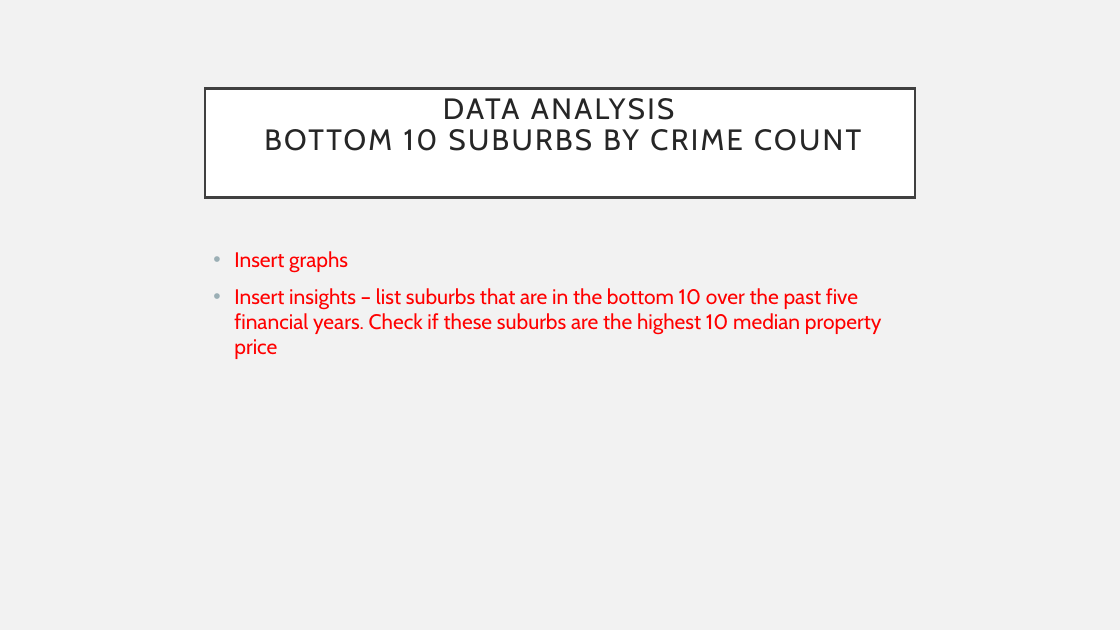
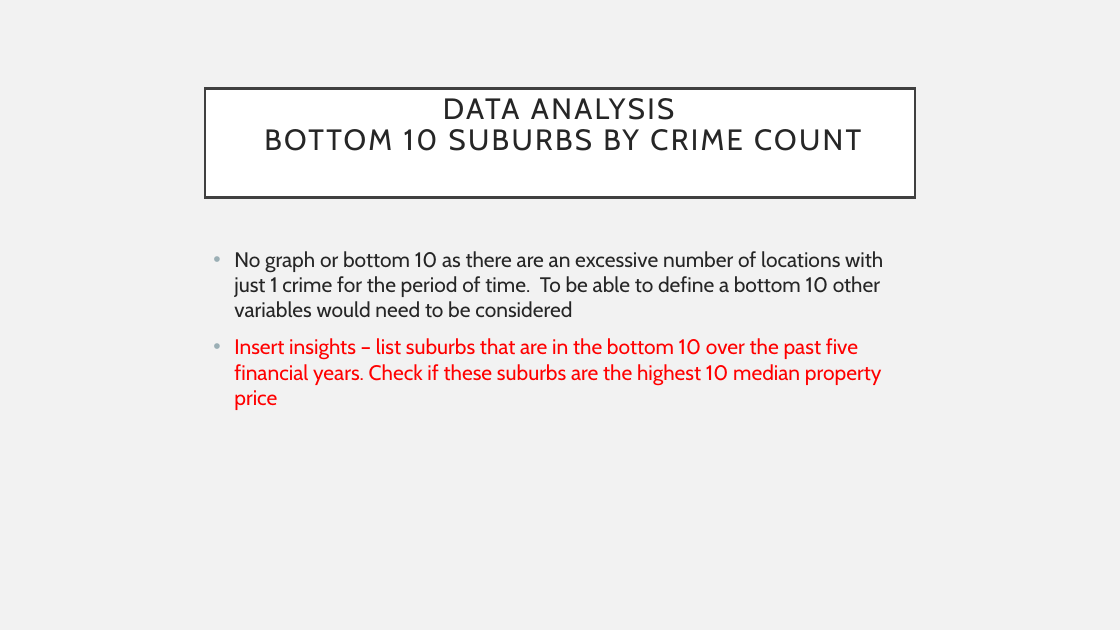
Before and after one commit to Sprettle/Chevrolet-Chilis, a slide deck: slide 7 of Project 1 Presentation.pptx. Drawn at 1120x630 pixels with LibreOffice and Linux fonts; fonts in the diff are those of the drawing. Boxes give left, top, right and bottom in pixels: in the first picture for what was removed or moved away, otherwise in the second. Text is boxed around its words. In the diff, an @@ line names an element or a change of style, - is before the commit and + after.

```diff
--- a/Project 1 Presentation.pptx
+++ b/Project 1 Presentation.pptx
@@ text at bbox=[234, 251, 883, 318]: text changed; text colour #FF0000 to #262626 @@
-• Insert graphs
+• No graph or bottom 10 as there are an excessive number of locations with just 1 crime for the period of time. To be able to define a bottom 10 other variables would need to be considered
```
Also in this commit, not shown: 5 other slides changed, 1 slide added, 1 slide removed.
